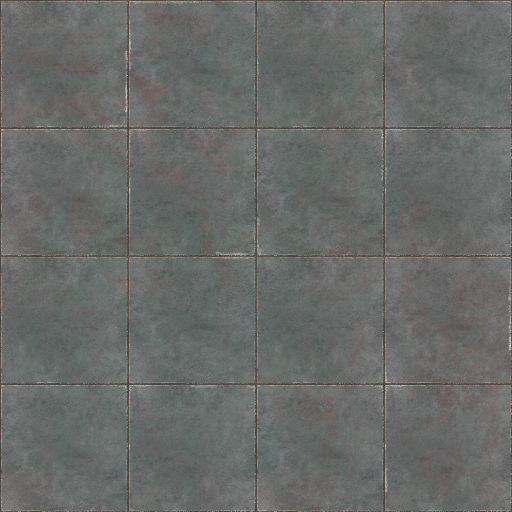
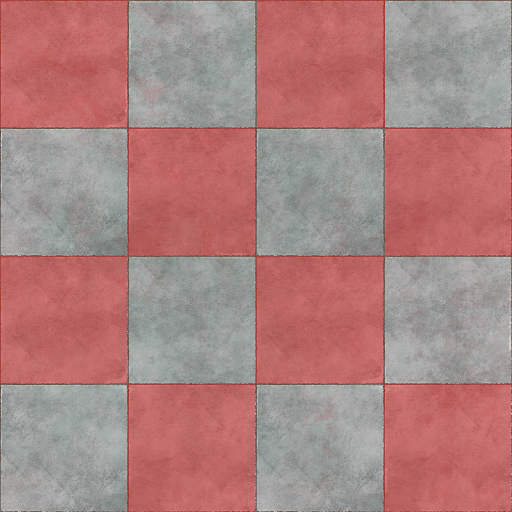
Layer changes from the first 512x512 image to the second:
added layer "color" (35%) above "Concr" over [0,0,512,512]
painted on "Background" over [0,0,512,512]
